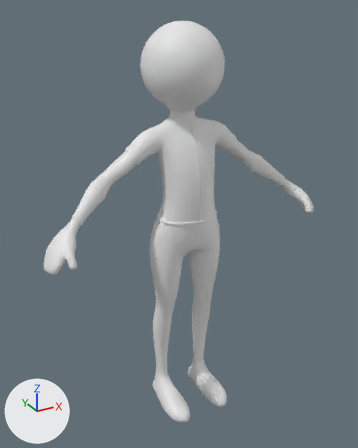
The glTF model assets/Hero.glb as it was, and as the next commit left it.
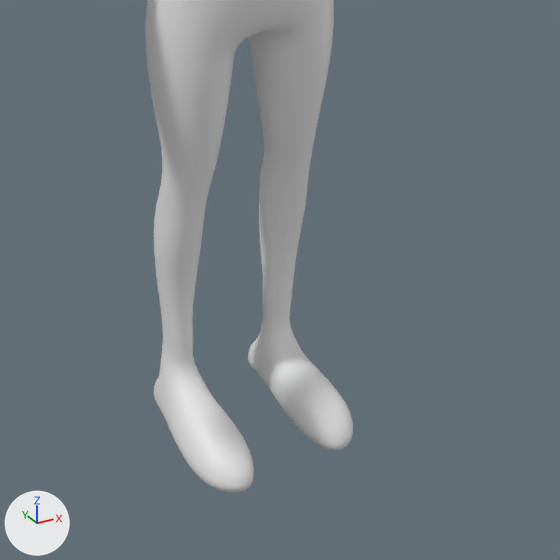
The first picture shows the older version from a 50 mm lens placed at (-1.12, -1.927, 2.043), pointed at (-0.019, 0.076, 1.042). The close-ups show the older and then the newer version on the part from 27% to 85% of the width and 53% to 100% of the height of that picture. Only the edits that show in the close-ups are written down. Every picture has the same lights, and +X, +Y and +Z are marked at lower left.

The first close-up shows 'Hero'.
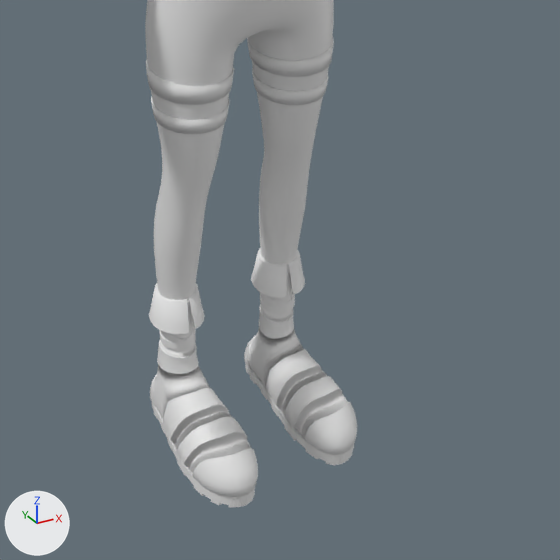
Location of each change, [x1, y1, x2, y2] in pixels of the close-ups (560 x 560 px):
'Hero.008', added: after [149, 248, 357, 507]
'Hero.010', added: after [146, 38, 334, 134]

What changed in the scene script:
```text
Add me_cylinder_015:
    me_cylinder_015.from_pydata(...)  # 320 vertices, 640 faces; spans x -0.192..0.192, y -0.047..0.134, z 0.753..0.863
Add me_cylinder_013:
    me_cylinder_013.from_pydata(...)  # 2808 vertices, 5930 faces; spans x -0.191..0.191, y -0.195..0.177, z -0.028..0.318
Add ob_hero_010:
    ob_hero_010 = bpy.data.objects.new('Hero.010', me_cylinder_015)
    ob_hero_010.location = (0.0, 0.0, 0.0)
Add ob_hero_008:
    ob_hero_008 = bpy.data.objects.new('Hero.008', me_cylinder_013)
    ob_hero_008.location = (0.0, 0.0, 0.0)
```
